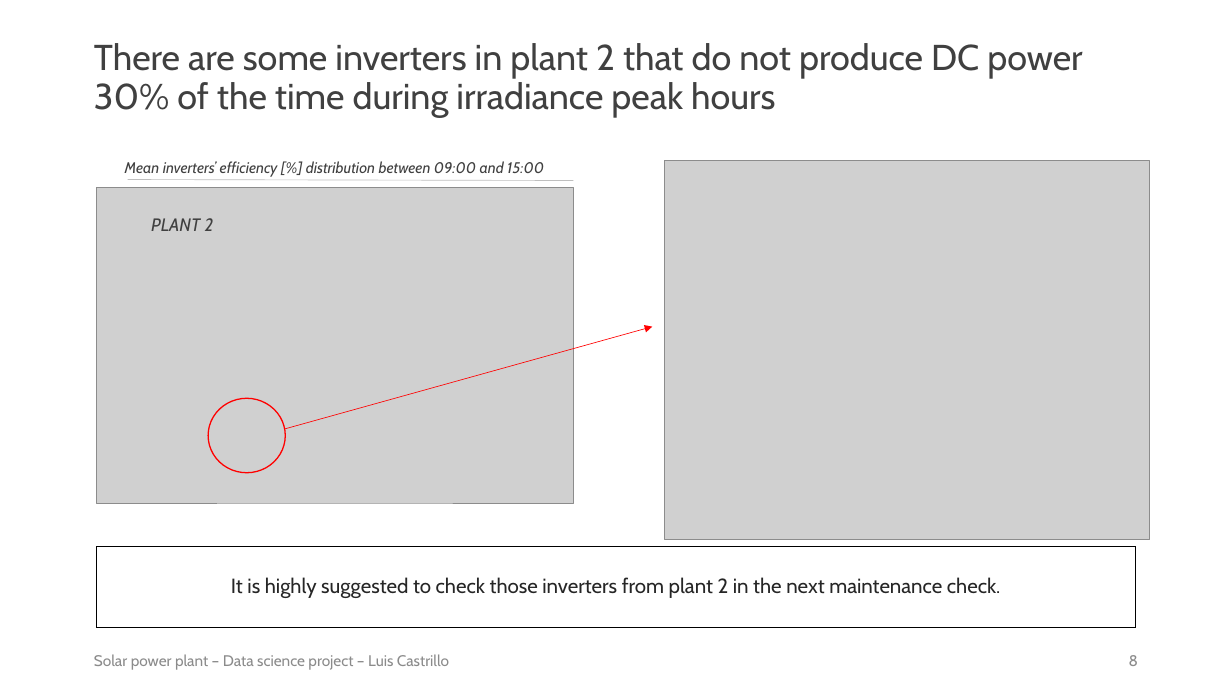
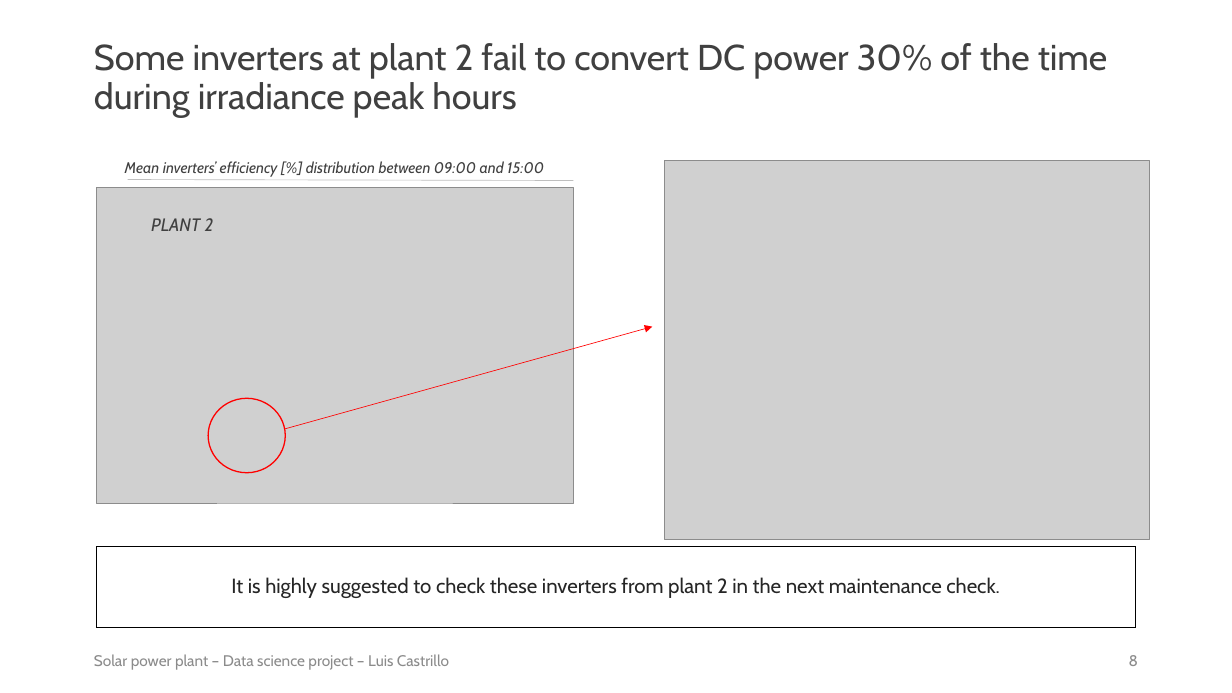
Before and after one commit to luis-cj/data-science-solar-power-plant, a slide deck: slide 8 of solar_power_plant_conclusions.pptx. Drawn at 1232x693 pixels with LibreOffice and Linux fonts; fonts in the diff are those of the drawing; grey boxes stand for pictures. Boxes give left, top, right and bottom in pixels: in the first picture for what was removed or moved away, otherwise in the second. Text is boxed around its words. In the diff, an @@ line names an element or a change of style, - is before the commit and + after.

```diff
--- a/solar_power_plant_conclusions.pptx
+++ b/solar_power_plant_conclusions.pptx
@@ title at (94,43,1108,118): text changed @@
-There are some inverters in plant 2 that do not produce DC power 30% of the time during irradiance peak hours
+Some inverters at plant 2 fail to convert DC power 30% of the time during irradiance peak hours
@@ text in rectangle at (231,577,1000,598): text changed @@
-It is highly suggested to check those inverters from plant 2 in the next maintenance check.
+It is highly suggested to check these inverters from plant 2 in the next maintenance check.
```
Also in this commit, not shown: 5 other slides changed, 4 other files.
